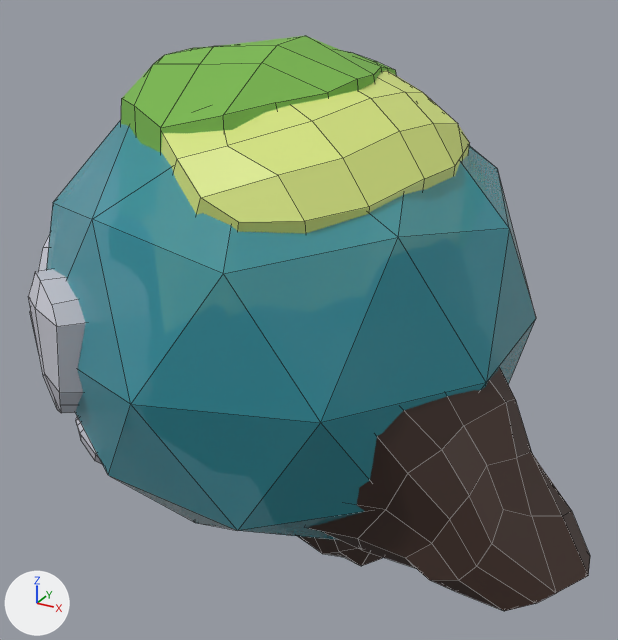
The FBX model Assets/Meshes/msh_PocketPlanet.fbx: old version first, new version second.
Rendered twice from a camera (50 mm lens) standing at (18.8, -32.1, 15.3) and looking at (1.2, -0.1, -0.7). Every picture has the same lights, and +X, +Y and +Z are marked at lower left. Mesh edges are drawn as thin lines. Where no turn or scale is listed for an object, it has been applied to the vertices. Vertices at the same position are counted once.

The older version as bpy lines, for what is in view:
```python
ob_cube_015 = bpy.data.objects.new('Cube.015', me_cube_013)
ob_cube_015.location = (8.44, -3.88, -4.42)
ob_island1 = bpy.data.objects.new('Island1', me_cube)
ob_island1.location = (-0.602, -0.45, 11.26)
ob_island1.scale = (2.36, 2.36, 0.59)
ob_island1_002 = bpy.data.objects.new('Island1.002', me_cube_022)
ob_island1_002.location = (3.68, 12.53, 1.26)
ob_island1_003 = bpy.data.objects.new('Island1.003', me_cube_036)
ob_island1_003.location = (7.157, -2.289, 8.3)
ob_island1_003.rotation_euler = (0.0759, 0.66, -0.121)  # degrees (4.3, 38, -6.9)
ob_island1_003.scale = (2.36, 2.36, 0.59)
ob_island1_004 = bpy.data.objects.new('Island1.004', me_cube_037)
ob_island1_004.location = (-10.99, 0.38, -0.83)
ob_island1_006 = bpy.data.objects.new('Island1.006', me_cube_039)
ob_island1_006.location = (5.075, -1.521, -10.98)
ob_island1_006.rotation_euler = (-3.0, -0.534, -0.354)  # degrees (-172, -31, -20)
ob_island1_006.scale = (0.935, 0.876, 0.388)
ob_island1_008 = bpy.data.objects.new('Island1.008', me_cube_041)
ob_island1_008.location = (-6.936, -7.221, -6.604)
ob_island1_008.rotation_euler = (0.614, -0.819, -2.907)  # degrees (35, -47, -167)
ob_island1_008.scale = (-0.386, -0.451, -0.204)
ob_water = bpy.data.objects.new('Water', me_icosphere_001)
ob_water.location = (0.0, 0.0, 0.0)
ob_water.scale = (11.3, 11.3, 11.3)
# also in view: 'Island1.007' at (-4.7, -7.6, -0.3)
```
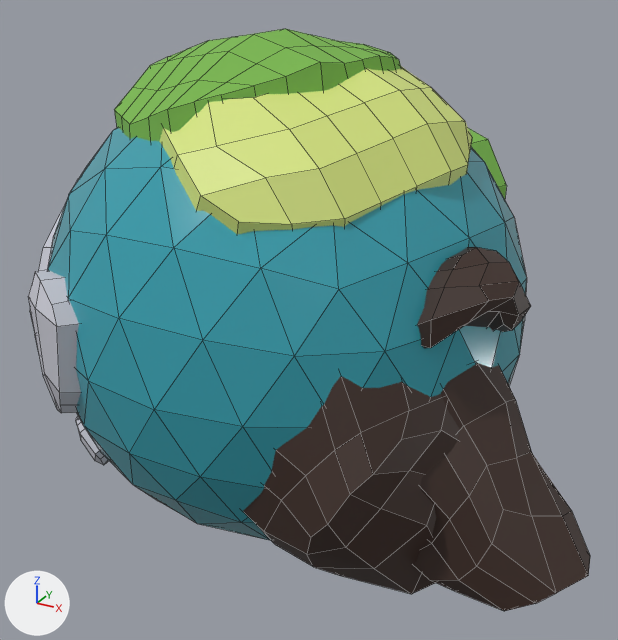
Pixel boxes (x1, y1, x2, y2) of what changed, in the pictures (618 x 640 px):
'Water', reshaped, moved, turned, rescaled: before (46, 120, 536, 540); after (48, 128, 527, 540)
'Island1.003', reshaped, moved, turned, rescaled: before (161, 71, 470, 233); after (159, 66, 472, 234)
'Island1.009', added: after (243, 376, 460, 594)
'Island1', reshaped, moved, turned, rescaled: before (121, 36, 397, 152); after (114, 29, 401, 141)
'Island1.010', added: after (417, 247, 531, 349)
'Island1.006', reshaped, moved (not visible afterwards): before (298, 536, 384, 566)
'Island1.002', reshaped (not visible before): after (468, 128, 507, 199)
'Island1.008', moved: before (76, 417, 103, 465); after (76, 417, 109, 465)
'Island1.004', reshaped: before (30, 234, 50, 348); after (30, 179, 78, 348)
part 4 of me_icosphere_001, added (cyan): after (48, 128, 527, 540)
part 5 of me_cube_037, built on: before (30, 247, 49, 348); after (30, 247, 52, 348)
part 6 of me_cube_036, built on: before (162, 71, 470, 233); after (164, 66, 472, 234)

The change, as a list of edits to the scene's bpy script:
```text
Change me_cube_022:
    remove me_cube_022.from_pydata(...)  # 48 vertices, 38 faces; spans x -9.2..3.0, y -12.5..0.0, z -9.4..6.5
    remove me_cube_022.materials.append(mat_material_011)  # green #7bb850
    add me_cube_022.from_pydata(...)  # 139 vertices, 124 faces; spans x -9.2..3.0, y -12.5..0.4, z -9.4..6.5
    me_cube_022 part 2
    7 vertices are removed from x -7.4..2.0, y -2.0..0.0, z -1.8..3.6
    34 faces are deleted
    8 vertices move from x -7.0..2.0, y -2.0..-0.2, z -1.9..5.1 to x -7.8..2.6, y -3.1..-0.8, z -3.3..5.5
    98 vertices are added at x -9.1..3.0, y -10.2..0.4, z -9.2..5.9
    120 new faces join them
    add me_cube_022.materials.append(mat_grass)  # green #7bb850
Change me_cube_039:
    used by ob_island1_006; location = (5.075, -1.521, -10.98); rotation_euler = (-3.0, -0.534, -0.354), in degrees (-172, -31, -20); scale = (0.935, 0.876, 0.388)
    remove me_cube_039.from_pydata(...)  # 41 vertices, 33 faces; spans x -4.4..2.7, y -3.3..3.1, z -17.6..2.0
    add me_cube_039.from_pydata(...)  # 41 vertices, 33 faces; spans x -4.4..5.6, y -6.3..7.1, z -18.7..2.1
    me_cube_039 part 3: 37 of 41 vertices moved; they spanned x -3.9..2.7, y -3.3..3.1, z -17.0..2.0 and now span x -4.2..5.6, y -6.3..7.1, z -18.7..2.1; mean shift (1.1, 0.3, -0.7); largest move (0.3, 3.0, -12.3) -> (2.7, 7.1, -15.2)
Change me_cube_036:
    used by ob_island1_003; location = (7.157, -2.289, 8.3); rotation_euler = (0.0759, 0.66, -0.121), in degrees (4.3, 38, -6.9); scale = (2.36, 2.36, 0.59)
    remove me_cube_036.from_pydata(...)  # 46 vertices, 36 faces; spans x -3.1..1.9, y -3.2..3.3, z -17.1..0.5
    add me_cube_036.from_pydata(...)  # 58 vertices, 46 faces; spans x -3.1..1.9, y -3.2..3.3, z -17.1..0.7
    me_cube_036 part 6
    5 faces are deleted
    4 vertices in x -2.6..1.5, y -2.4..-1.0, z -14.6..-2.2 move by (-0.1, -0.1, -0.5)
    3 vertices in x -2.1..-0.4, y -1.5..-1.1, z -2.2..-0.5 move by (-0.1, -0.4, -0.7)
    3 vertices in x -1.8..0.3, y 1.2..2.0, z -12.7..-0.8 move by (0.0, 0.2, -0.4)
    20 vertices move from x -2.5..1.9, y -2.4..1.6, z -14.2..0.5 to x -2.6..1.9, y -2.4..1.9, z -14.9..0.7
    12 vertices are added at x -2.2..1.8, y -1.2..0.6, z -14.6..0.0
    15 new faces join them
Change me_cube:
    used by ob_island1; location = (-0.602, -0.45, 11.26); scale = (2.36, 2.36, 0.59)
    remove me_cube.from_pydata(...)  # 55 vertices, 44 faces; spans x -2.72..2.42, y -2.9..3.1, z -12.75..1.11
    add me_cube.from_pydata(...)  # 102 vertices, 86 faces; spans x -2.72..2.42, y -2.9..3.12, z -12.82..1.11
    me_cube part 1
    9 vertices are removed from x -1.61..1.81, y -2.21..1.57, z -2.95..0.77
    33 faces are deleted
    5 vertices in x -2.66..2.38, y -1.06..-0.62, z -11.77..-3.05 move by (-0.05, 0.24, 0.25)
    4 vertices in x -2.25..2.13, y 1.48..1.78, z -12.69..-0.53 move by (0.09, 0.14, -0.06)
    15 vertices move from x -2.36..2.26, y -2.23..3.1, z -12.75..-0.04 to x -2.24..2.37, y -2.21..3.12, z -12.82..-0.37
    56 vertices are added at x -2.48..2.4, y -2.77..3.08, z -12.25..1.02
    75 new faces join them
Change me_cube_037:
    remove me_cube_037.from_pydata(...)  # 40 vertices, 31 faces; spans x -0.95..9.46, y -8.05..6.84, z -7.41..7.16
    add me_cube_037.from_pydata(...)  # 56 vertices, 45 faces; spans x -0.95..9.46, y -8.05..6.84, z -7.41..7.16
    me_cube_037 part 5
    14 faces are deleted
    16 vertices are added at x -0.52..9.23, y -7.01..6.53, z -5.29..2.65
    28 new faces join them
Change me_icosphere_001:
    used by ob_water; location = (0.0, 0.0, 0.0); scale = (11.3, 11.3, 11.3)
    remove me_icosphere_001.from_pydata(...)  # 42 vertices, 80 faces; spans x -0.95..0.95, y -1.0..1.0, z -1.0..1.0
    remove me_icosphere_001.materials.append(mat_material)  # cyan #379faf
    add me_icosphere_001.from_pydata(...)  # 162 vertices, 320 faces; spans x -1.0..1.0, y -1.0..1.0, z -1.0..1.0
    me_icosphere_001 part 4: 120 vertices added at x -1.0..1.0, y -0.96..0.96, z -0.97..0.97
    add me_icosphere_001.materials.append(mat_water)  # cyan #379faf
Change ob_island1_006:
    add ob_island1_006.parent = ob_water_001
Change ob_island1_003:
    add ob_island1_003.parent = ob_water_001
    ob_island1_003.location: (7.157, -2.289, 8.3) -> (0.827, -0.27, 0.958)
    ob_island1_003.rotation_euler: (0.0759, 0.66, -0.121) -> (0.122, 0.702, -0.0999)  # degrees (4.3, 38, -6.9) -> degrees (7, 40, -5.7)
    ob_island1_003.scale: (2.36, 2.36, 0.59) -> (0.269, 0.269, 0.0674)
Change ob_island1:
    add ob_island1.parent = ob_water_001
    ob_island1.location: (-0.602, -0.45, 11.26) -> (-0.121, -0.0435, 1.299)
    ob_island1.rotation_euler: (0.0, 0.0, 0.0) -> (0.0378, -0.0886, -0.32)  # degrees (0, 0, 0) -> degrees (2.2, -5.1, -18)
    ob_island1.scale: (2.36, 2.36, 0.59) -> (0.269, 0.269, 0.0674)
Change ob_water:
    add ob_water.parent = ob_water_001
    ob_water.rotation_euler: (0.0, 0.0, 0.0) -> (-0.00878, 2.089, -0.256)  # degrees (0, 0, 0) -> degrees (-0.5, 120, -15)
    ob_water.scale: (11.3, 11.3, 11.3) -> (1.25, 1.25, 1.25)
Change ob_island1_008:
    add ob_island1_008.parent = ob_water_001
Add ob_island1_009:
    ob_island1_009 = bpy.data.objects.new('Island1.009', me_cube_016)  # 57 vertices, 49 faces; spans x -9.94..2.7, y -1.81..9.64, z -3.98..9.76; in mat_vulkan (brown #3d2b24)
    ob_island1_009.location = (8.71, -8.13, -6.46)
Add ob_island1_010:
    ob_island1_010 = bpy.data.objects.new('Island1.010', me_cube_017)  # 41 vertices, 33 faces; spans x -2.61..1.03, y -1.74..4.63, z -2.59..2.1; in mat_vulkan (brown #3d2b24)
    ob_island1_010.location = (10.68, -4.13, 2.99)
```
